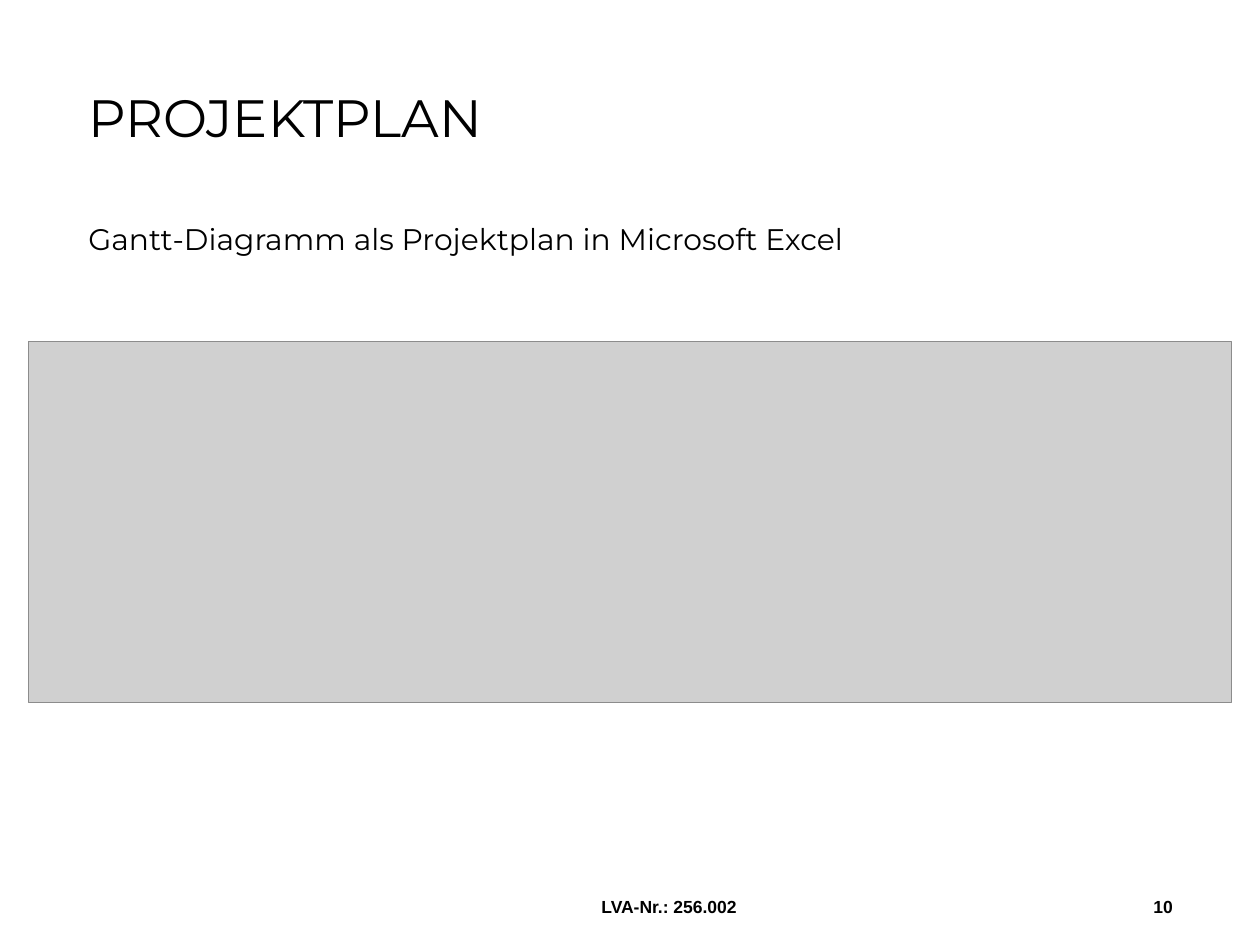
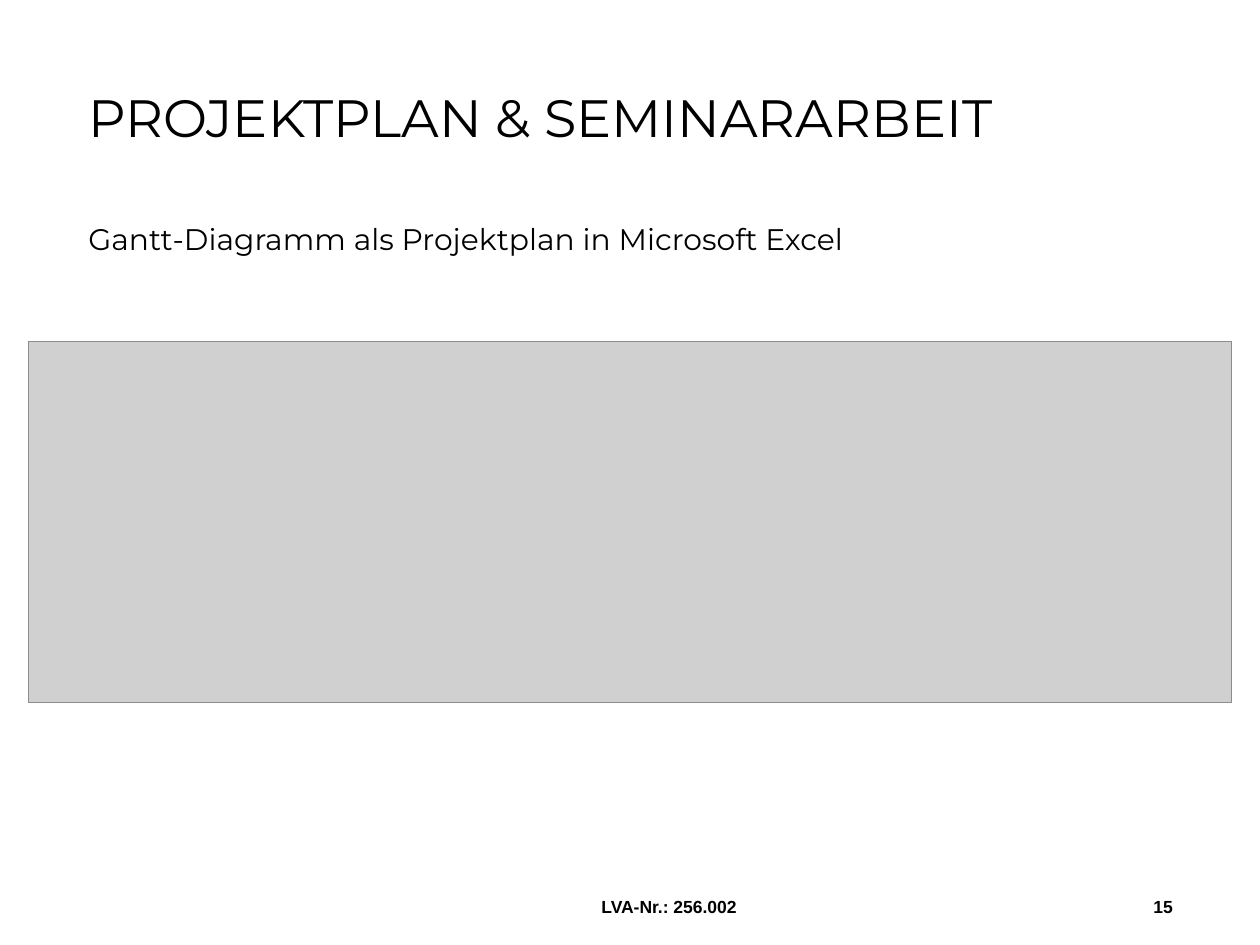
Before and after one commit to MilosTomic123/IT_Projekt_SS19, a slide deck: slide 15 of 2. Meilenstein.pptx (slide 10 before the commit). Drawn at 1260x945 pixels with LibreOffice and Linux fonts; fonts in the diff are those of the drawing; grey boxes stand for pictures; background and template pictures are left out. Boxes give left, top, right and bottom in pixels: in the first picture for what was removed or moved away, otherwise in the second. Text is boxed around its words. In the diff, an @@ line names an element or a change of style, - is before the commit and + after.

```diff
--- a/2. Meilenstein.pptx
+++ b/2. Meilenstein.pptx
@@ title at box(88, 100, 992, 138): text changed @@
-PROJEKTPLAN
+PROJEKTPLAN & SEMINARARBEIT
@@ page number at box(1153, 901, 1172, 913): text changed @@
-10
+15
```
Also in this commit, not shown: 8 other slides changed, 5 slides added, 2 other files.
